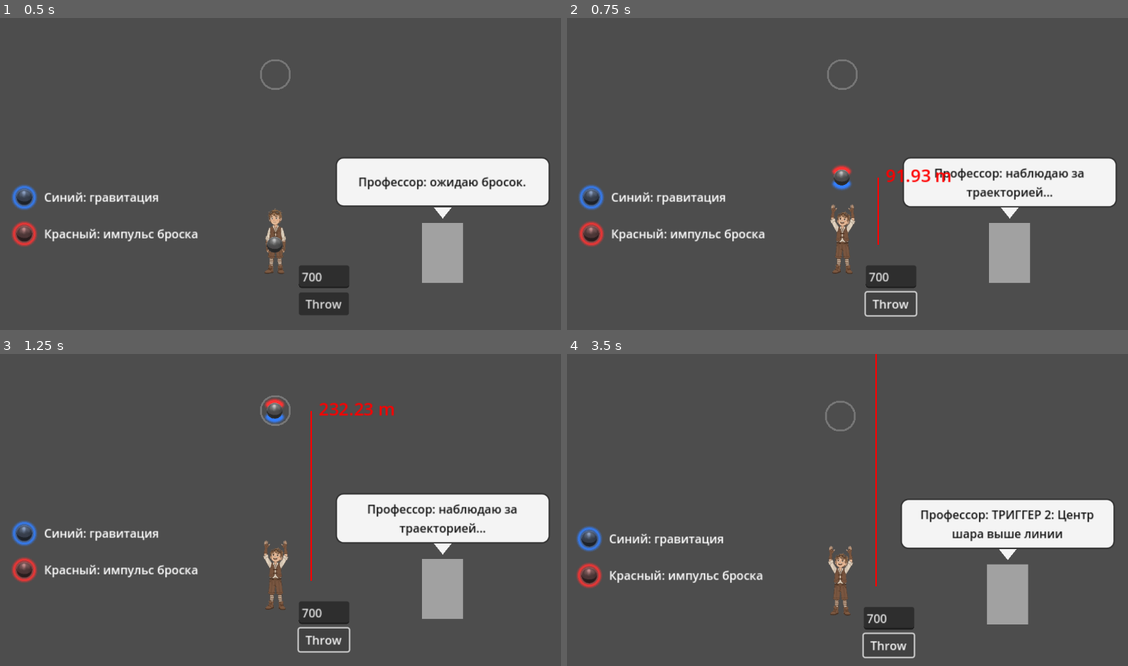
Above: before the commit, frames 1-4 (two rows, left to right).
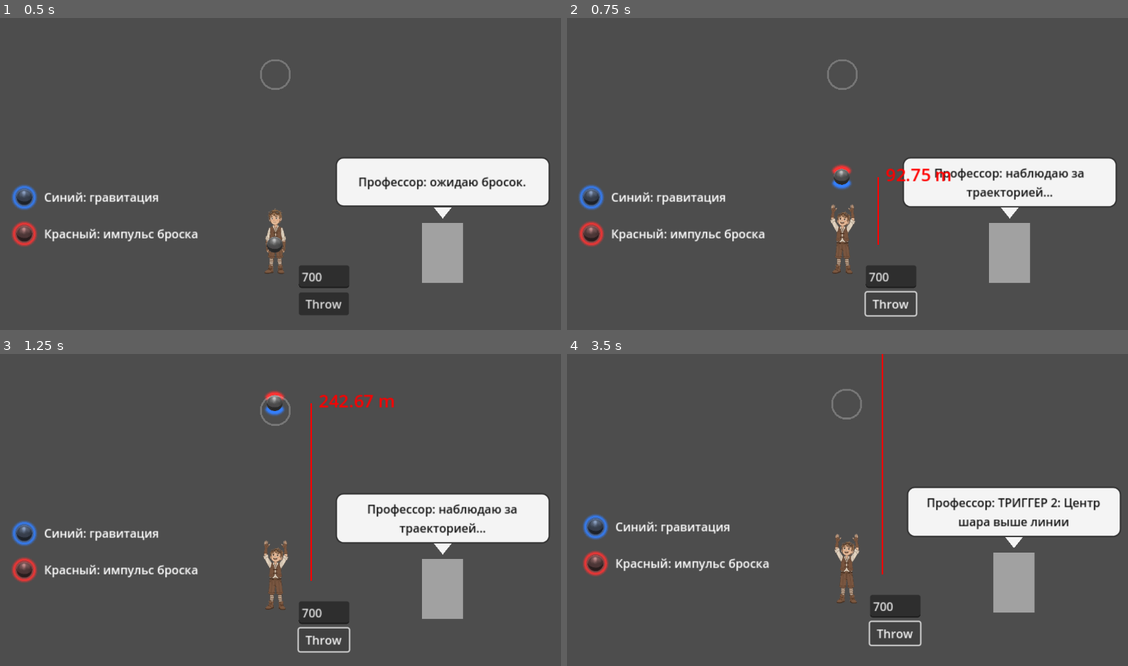
Above: after the commit, the same moments.

Repository: vasyukovin/physics
Game: Godot game, scene res://playground.tscn
The game is run twice, just before and just after one commit, with the same random seed, the same clock (stepped at 60 frames per second) and the same inputs.
Inputs:
- Up to frame 1 (0.5 s): no input
- Up to frame 2 (0.75 s): click "Throw" at 0.5 s
- Up to frame 3 (1.25 s): no input
- Up to frame 4 (3.5 s): click "Throw" at 1.25 s; click "Throw" at 2 s

Frame 1 is identical in both runs. In frame 2, 0.3% of the frame differs, in the area x 47-69%, y 46-56%; in frame 3, 0.8%; in frame 4, 10%, in the area x 1-99%, y 0-98%.

Commit message:
Add target distance configuration and dynamic target line initialization in playground.gd; update project settings for physics parameters

Diff:
--- a/playground.gd
+++ b/playground.gd
@@ -31,6 +31,8 @@
 @export var player_z_index: int = 0
 @export var force_outline_z_index: int = 1
 @export var ball_z_index: int = 2
+@export var target_distances_px: PackedFloat32Array = PackedFloat32Array([232.69947052002])
+@export var active_target_index: int = 0
 
 # Target ring (procedural circle indicator)
 @export var target_tolerance_px: float = 10.0  # Allowed center offset for a "hit"
@@ -58,6 +60,12 @@
 var peak_trigger_evaluator
 var ball_state_legend_controller
 
+func _get_active_target_distance_px() -> float:
+	if target_distances_px.is_empty():
+		return 232.69947052002
+	var clamped_index: int = clampi(active_target_index, 0, target_distances_px.size() - 1)
+	return max(target_distances_px[clamped_index], 0.0)
+
 func _ready():
 	var default_ball_position := ball.global_position
 	starting_ball_y = default_ball_position.y
@@ -78,8 +86,8 @@
 		pixels_per_meter
 	)
 
-	# Initialize static target height line above player
-	target_line_y = starting_ball_y - 232.69947052002  # Fixed Y position above player
+	# Initialize target line from configured distances above player.
+	target_line_y = starting_ball_y - _get_active_target_distance_px()
 	target_ring_controller = TargetRingControllerScript.new()
 	var target_x: float = ball.global_position.x
 	if player_sprite:
--- a/project.godot
+++ b/project.godot
@@ -15,6 +15,10 @@
 config/features=PackedStringArray("4.5", "GL Compatibility")
 config/icon="res://icon.svg"
 
+[physics]
+
+2d/default_linear_damp=0.0
+
 [rendering]
 
 renderer/rendering_method="gl_compatibility"
